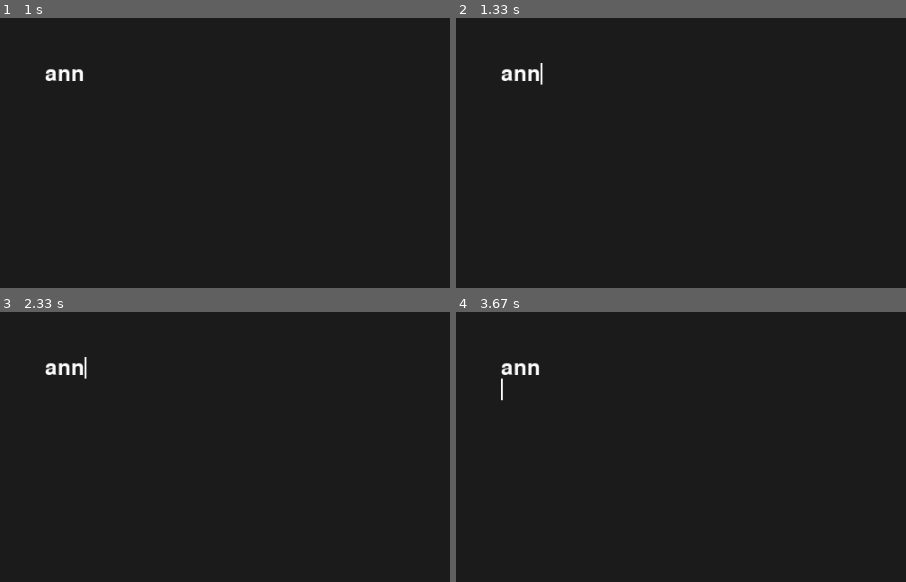
Above: before the commit, frames 1-4 (two rows, left to right).
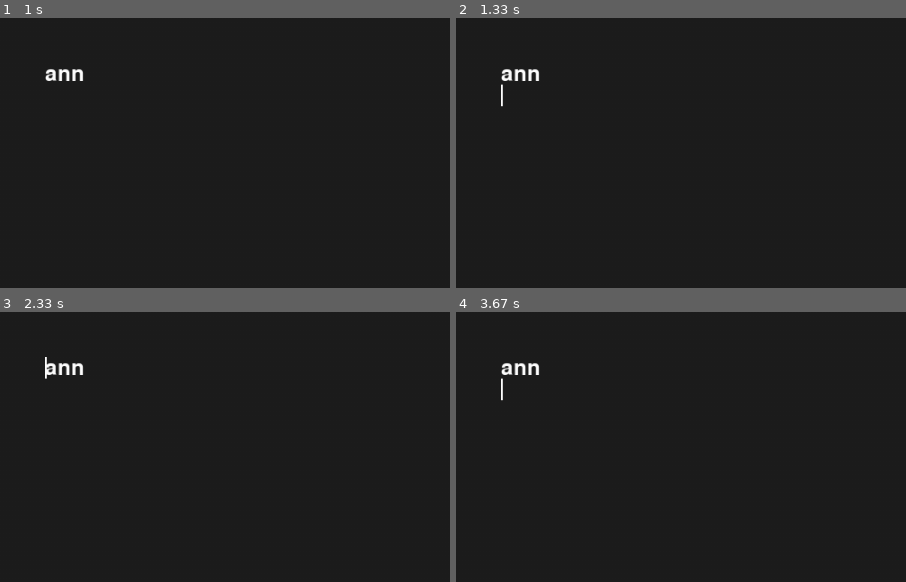
Above: after the commit, the same moments.

Repository: Nuffe/Textbox
Game: pygame game, started from main.py
Same seed, same stepped clock (60 frames per second), same inputs: the game is played once before the commit and once after it.
Inputs:
- Up to frame 1 (1 s): type "ann" at 0.33 s; tap Enter at 0.67 s; hold Backspace from 0.88 s (still down); hold Right from 0.88 s (still down)
- Up to frame 2 (1.33 s): keep holding Backspace; keep holding Right
- Up to frame 3 (2.33 s): release Backspace at 1.35 s; release Right at 1.35 s; hold Up from 1.98 s (still down)
- Up to frame 4 (3.67 s): release Up at 2.45 s; hold Right 2.53-3 s; hold Left 3.03-3.57 s; hold Down from 3.6 s (still down)
The pictures show only the part of the screen within x 0-50%, y 0-50%; the shares and areas given below are measured in that part.

Frame 1 is identical in both runs. In frame 2, less than 0.1% of the frame differs, in the area x 10-20%, y 16-33%; in frame 3, less than 0.1%; in frame 4, nothing differs.

Commit message:
updated README, Added enterbutton, to create new row

Diff:
--- a/textbox/base.py
+++ b/textbox/base.py
@@ -21,10 +21,20 @@
         if event.type == pygame.QUIT:
             running = False
 
+        # Handle key events
         elif event.type == pygame.KEYDOWN:
             if event.key == pygame.K_BACKSPACE:
-                textLines[pointerY].pop()
-                cursorPos -= 1
+                if( cursorPos > 0 and pointerY < len(textLines)):
+                    textLines[pointerY].pop()
+                    cursorPos -= 1
+                else:
+                    if pointerY > 0:   # Same logic as if backspace at the start of a line
+                        pointerY -= 1
+                        cursorPos = len(textLines[pointerY])
+            elif event.key == pygame.K_RETURN:
+                textLines.append([])
+                pointerY += 1
+                cursorPos = 0
             elif event.key == pygame.K_c and pygame.key.get_mods() & pygame.KMOD_CTRL:
                 textLines[pointerY].clear()
                 cursorPos = 0
@@ -32,7 +42,7 @@
                 running = False
             elif event.key == pygame.K_DOWN:
                 pointerY += 1
-                if pointerY >= len(textLines):
+                if pointerY >= len(textLines): # Creates new line if at the end
                     textLines.append([])
                 cursorPos = min(cursorPos, len(textLines[pointerY]))
             elif event.key == pygame.K_UP:
@@ -43,13 +53,13 @@
             elif event.key == pygame.K_LEFT:
                 if cursorPos > 0:
                     cursorPos -= 1
-                elif pointerY > 0:
+                elif pointerY > 0: # Jump up if at start
                     pointerY -= 1
                     cursorPos = len(textLines[pointerY])
             elif event.key == pygame.K_RIGHT:
                 if cursorPos < len(textLines[pointerY]):
                     cursorPos += 1
-                elif pointerY < len(textLines) - 1:
+                elif pointerY < len(textLines) - 1: # Jump down if at end
                     pointerY += 1
                     cursorPos = 0
             else:
@@ -63,18 +73,16 @@
                         if pointerY >= len(textLines):
                             textLines.append([])
 
-
-
     screen.fill((30, 30, 30))
 
-    textBeforePointLines = "".join(textLines[pointerY][:cursorPos])           #Grabs all before cursor position
-    pointerX = positionX + font.size(textBeforePointLines)[0]                 #X position of the cursor based on pixels before it
+    # Creating the text pointer
+    textBeforePointLines = "".join(textLines[pointerY][:cursorPos]) #Grabs all before cursor position
+    pointerX = positionX + font.size(textBeforePointLines)[0]  #X position of the cursor based on pixels before it
     pointerHeight = font.get_height()
-
-    if time.time() % 1.2 > 0.6:                                               #Flicker time
+    if time.time() % 1.2 > 0.6:   #Flicker time
         pygame.draw.rect(screen, (255,255,255), (pointerX,  positionY + pointerY * font.get_height(), 2, pointerHeight))
 
-
+    # Render the text lines
     for i, line in enumerate(textLines):
         if len(line) == 0:
             continue
@@ -82,8 +90,6 @@
         key = font.render(textOutput, True, (255, 255, 255))
         screen.blit(key, (positionX, positionY + i * font.get_height()))
 
-
-
     clock.tick(60)
     pygame.display.flip()
 
Not shown, changed: README.md
